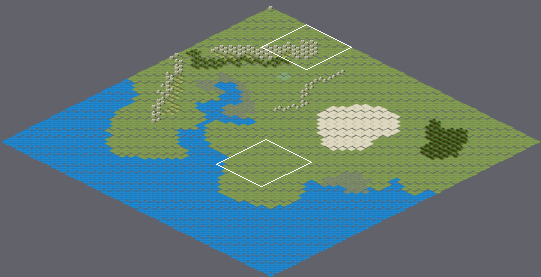
Two states of a Tiled map, Astral One/Resources/freeland/freeland.tmx. Above, an overview of the earlier version with the close-up marked.
Close-up. Before:
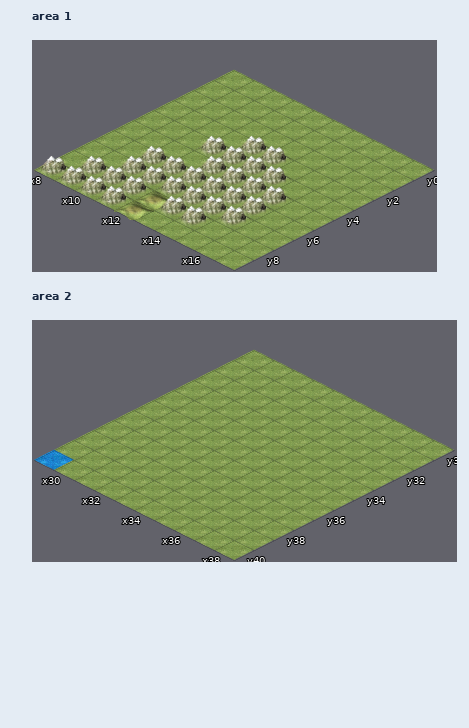
Cells are 128x64 px. Isometric: x runs down to the right, y down to the left. Shown: area 1 x 8..17, y 0..9; area 2 x 29..38, y 30..40.
Once edited:
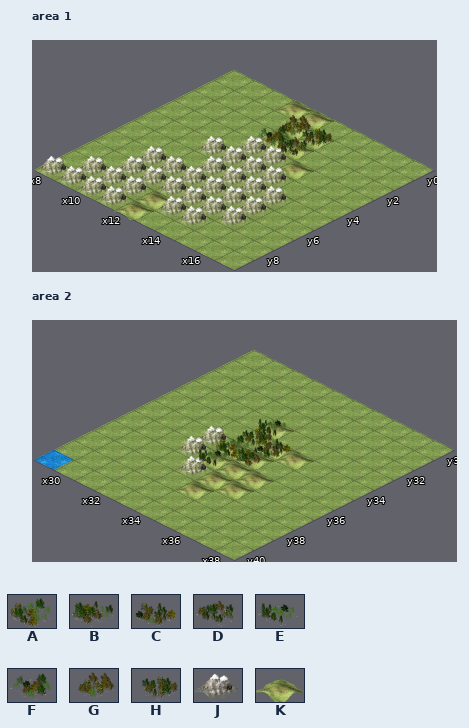
Key: from "freeland": A 1 "forest-016", B 2 "forest-015", C 7 "forest-010", D 9 "forest-008", E 10 "forest-007", F 11 "forest-006", G 14 "forest-003", H 15 "forest-002", J 18 "mountain-002", K 19 "hills-001".
_ is an empty cell, . an unchanged one.
Tiles of an added or newly shown layer are drawn over the layers below it.
The edit:
--- layer "Tile Layer 2", area 1
@@ x 11..14 @@
- 0 __..
- 1 .__.
- 2 .__.
- 3 ..._
+ 0 KK..
+ 1 .KK.
+ 2 .KK.
+ 3 ...K
--- layer "Tile Layer 3" (added), area 1
@@ x 12..13 @@
- 1 __
- 2 __
+ 1 GH
+ 2 FD
--- layer "Tile Layer 2", area 2
@@ x 32..35 @@
-33 ._..
-34 ..__
-35 ___.
-36 ____
-37 .___
-38 .._.
+33 .K..
+34 ..KK
+35 JKK.
+36 JKKK
+37 .JKK
+38 ..K.
--- layer "Tile Layer 3" (added), area 2
@@ x 33..34 @@
-33 _.
-34 __
-35 __
-36 _.
+33 E.
+34 HC
+35 AB
+36 E.
Boxes around the changes in both close-ups, in picture pixels (x1, y1, x2, y2):
added: (256, 101, 334, 180)
added: (175, 419, 314, 500)
